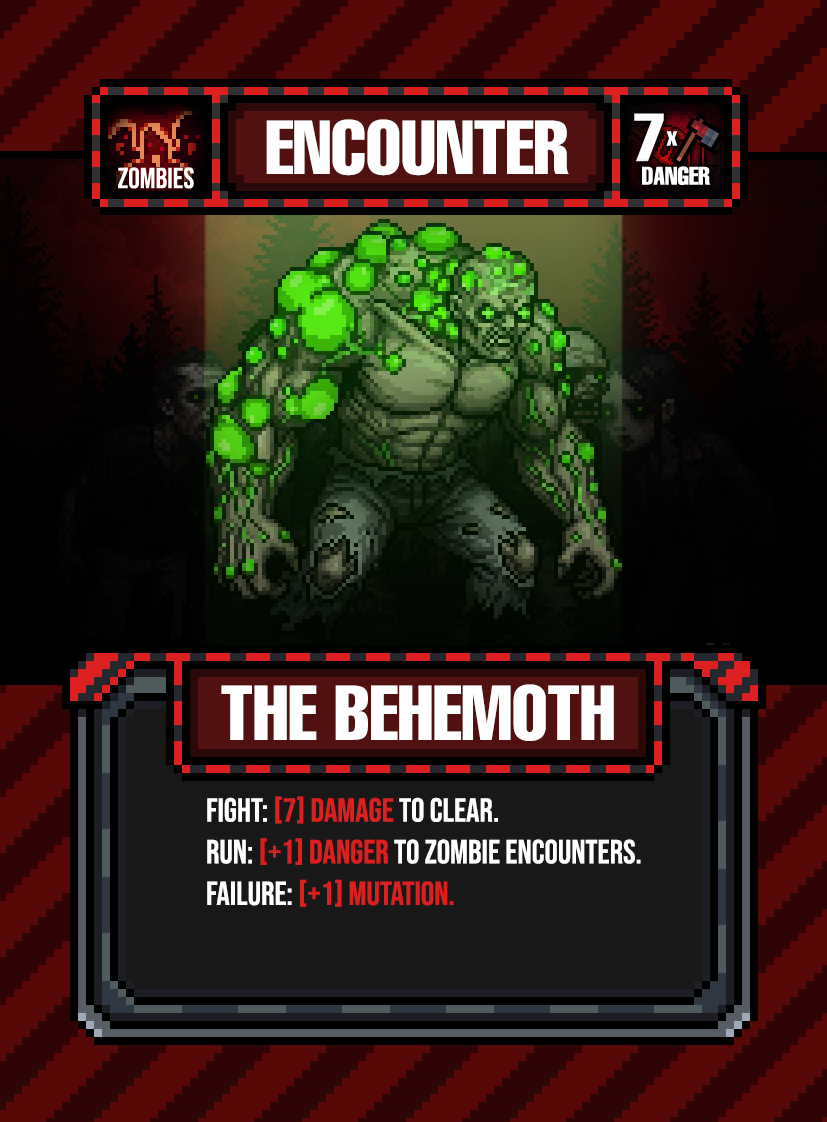
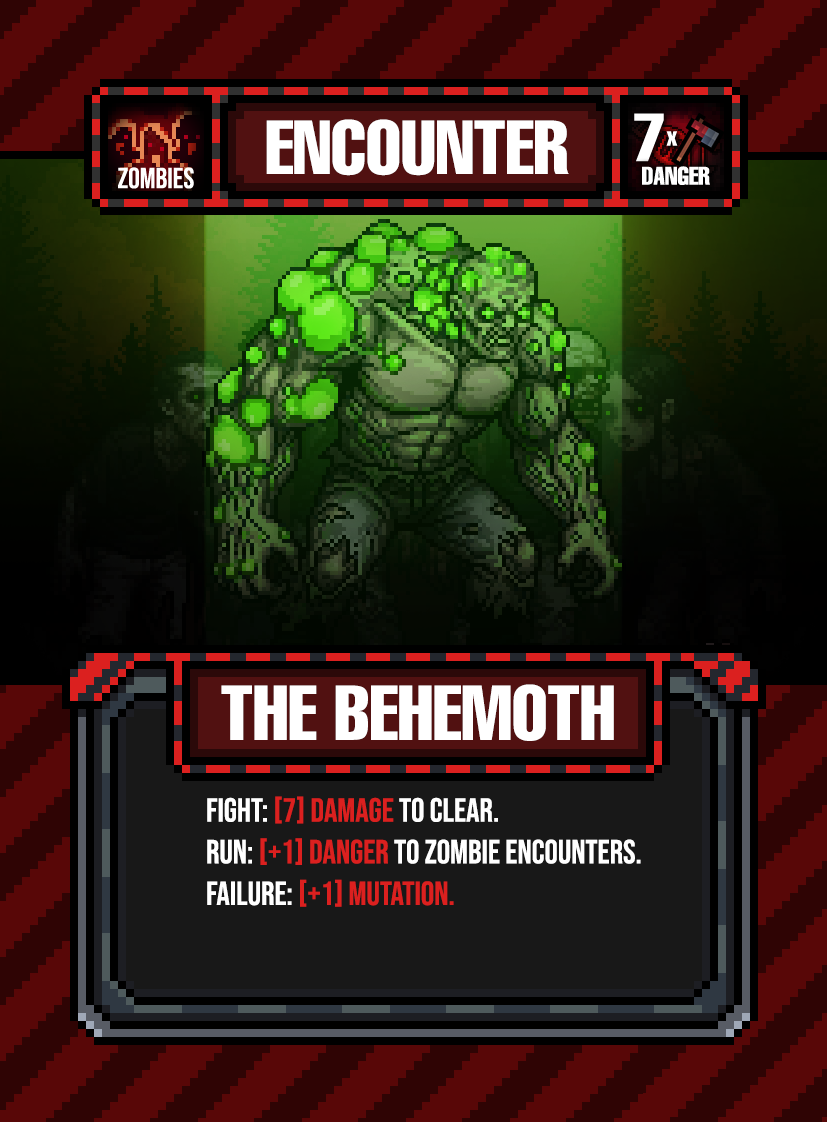
The second 827 × 1122 image is a revision of the first. Changes to its layers:
added layer "Layer 1838" in group "Group 1" over (202, 219, 626, 645)